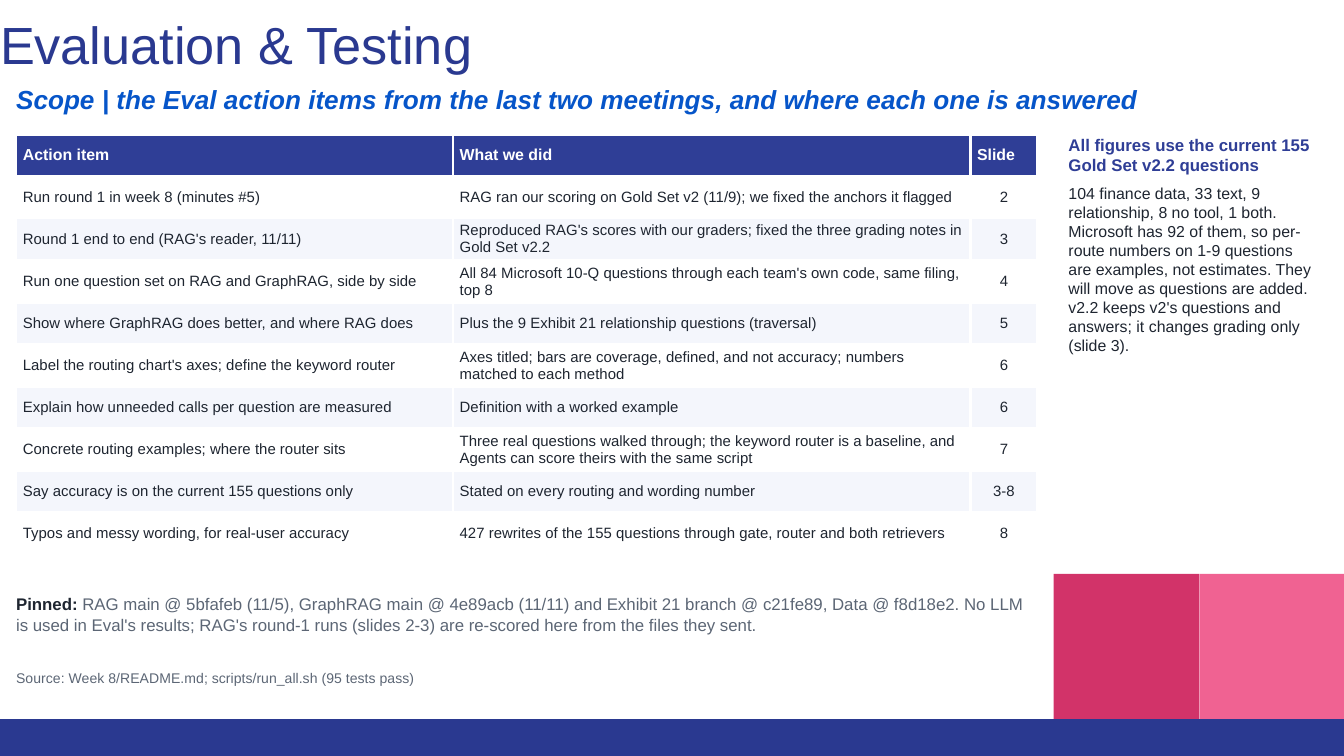
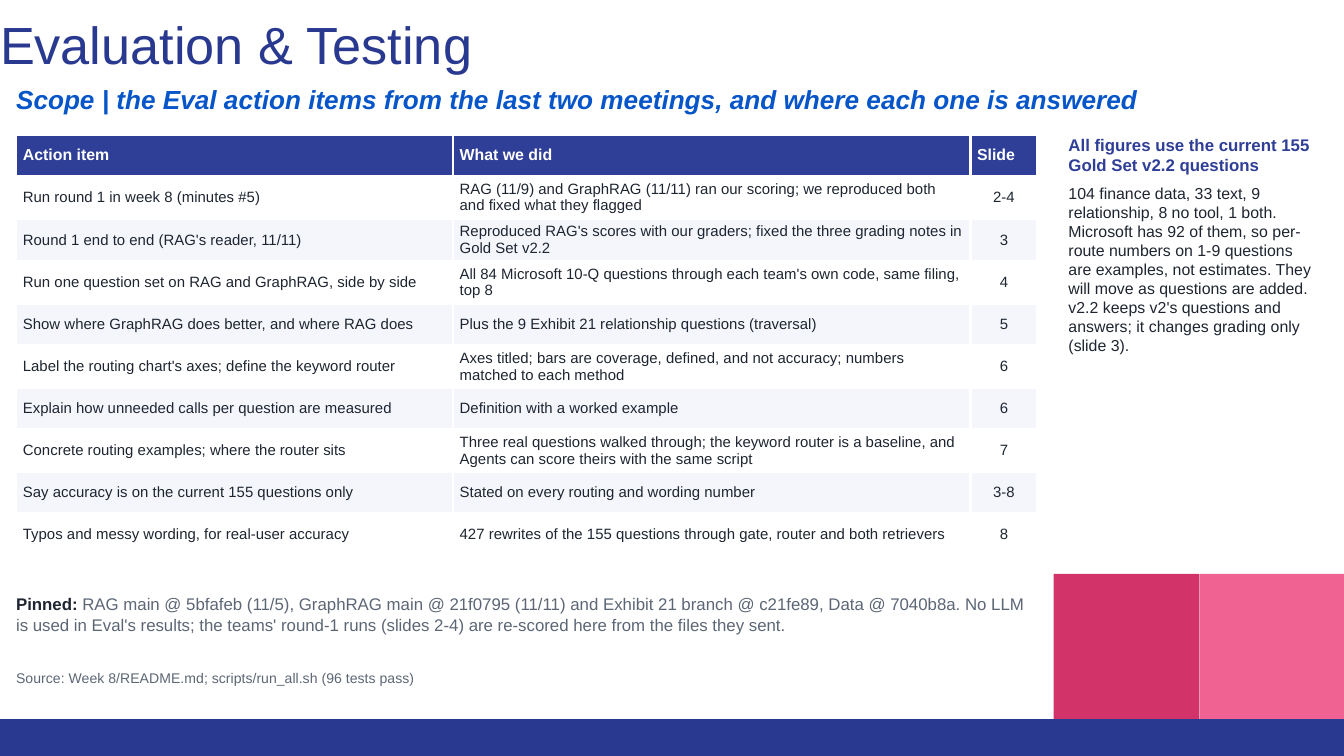
Before and after one commit to thomassong0604-oss/kpmg-eval, a slide deck: slide 1 of Week 8/deck/KPMG_Eval_Week8_11-12.pptx. Drawn at 1344x756 pixels with LibreOffice and Linux fonts; fonts in the diff are those of the drawing. Boxes give left, top, right and bottom in pixels: in the first picture for what was removed or moved away, otherwise in the second. Text is boxed around its words. In the diff, an @@ line names an element or a change of style, - is before the commit and + after.

```diff
--- a/Week 8/deck/KPMG_Eval_Week8_11-12.pptx
+++ b/Week 8/deck/KPMG_Eval_Week8_11-12.pptx
@@ table at <box>16,134,1038,551</box> @@
-row 2, column 2: RAG ran our scoring on Gold Set v2 (11/9); we fixed the anchors it flagged
+row 2, column 2: RAG (11/9) and GraphRAG (11/11) ran our scoring; we reproduced both and fixed what they flagged
-row 2, column 3: 2
+row 2, column 3: 2-4
@@ text at <box>16,597,1024,635</box>: text changed @@
-Pinned: RAG main @ 5bfafeb (11/5), GraphRAG main @ 4e89acb (11/11) and Exhibit 21 branch @ c21fe89, Data @ f8d18e2. No LLM is used in Eval's results; RAG's round-1 runs (slides 2-3) are re-scored here from the files they sent.
+Pinned: RAG main @ 5bfafeb (11/5), GraphRAG main @ 21f0795 (11/11) and Exhibit 21 branch @ c21fe89, Data @ 7040b8a. No LLM is used in Eval's results; the teams' round-1 runs (slides 2-4) are re-scored here from the files they sent.
@@ text at <box>16,673,414,686</box>: text changed @@
-Source: Week 8/README.md; scripts/run_all.sh (95 tests pass)
+Source: Week 8/README.md; scripts/run_all.sh (96 tests pass)
```
Also in this commit, not shown: 3 other slides changed, 53 other files.
